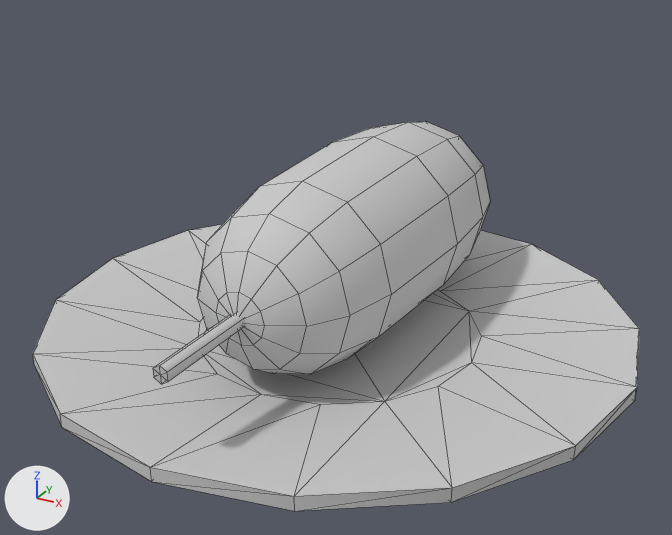
A saved change to the FBX model Project A/Assets/Resources/Modeling/Hotdog001.fbx.
One viewpoint serves both versions: a 50 mm lens placed at (0.645, -1.181, 0.72), pointed at (0.015, -0.036, 0.148). The lights are fixed; the arrows at lower left show +X, +Y and +Z. Mesh edges are drawn as thin lines. Where no turn or scale is listed for an object, it has been applied to the vertices.

Names of what the first picture shows: 'Hotdog001', 'Plate003'.
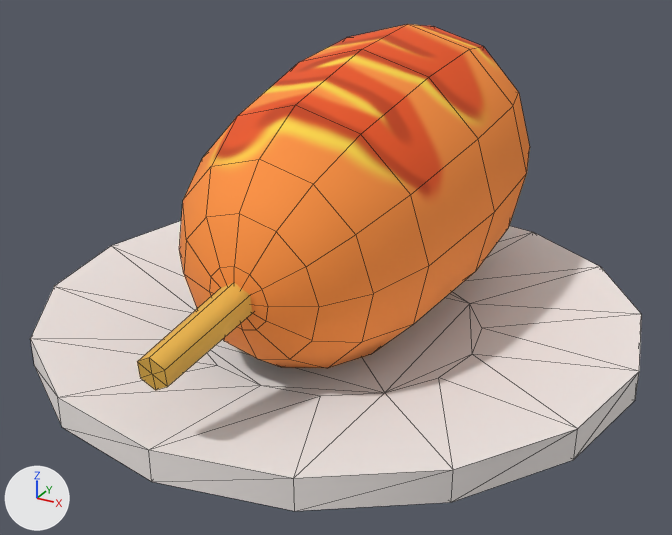
Where the newer file only moved an object's origin or applied its transform, the numbers keep the older frame.

Patch to the scene script:
```diff
--- a/Project A/Assets/Resources/Modeling/Hotdog001.fbx.py
+++ b/Project A/Assets/Resources/Modeling/Hotdog001.fbx.py
@@ img_tex_object002_albedo_png @@
+img_tex_object002_albedo_png = load_image('Tex_Object002_Albedo.png', '../Texture/Tex_Object002_Albedo.png', 1024, 1024, 'sRGB')
@@ mat_material__44 @@
+mat_material__44 = principled_material('Material #44')
+mat_material__44.texture = img_tex_object002_albedo_png
+mat_material__44.roughness = 0.859
@@ me_mesh_001 @@
 # used by ob_hotdog001; parent = ob_hotdog001_001; location = (0.0278, 16.07, 2.982)
-me_mesh_001.from_pydata(...)  # 123 vertices, 132 faces; spans x -15.3..15.3, y -15.3..15.3, z -41.0..41.0
-me_mesh_001.materials.append(mat_material__20)  # light grey #cacaca
+me_mesh_001.from_pydata(...)  # 123 vertices, 132 faces; spans x -22.0..22.0, y -22.4..22.4, z -46.2..44.5
+# me_mesh_001 part 2: the loose piece of 110 vertices spanning x -15.3..15.3, y -15.3..15.3, z -41.0..25.3 is rebuilt with 110 vertices and now spans x -22.0..22.0, y -22.4..22.4, z -46.2..27.4, in mat_material__44 (picture img_tex_object002_albedo_png)
+# me_mesh_001 part 3: a new loose piece of 13 vertices spanning x -2.5..2.5, y -3.0..3.0, z 16.2..44.5, in mat_material__44 (picture img_tex_object002_albedo_png)
+# me_mesh_001 part 4: the loose piece of 13 vertices spanning x -1.1..1.1, y -1.2..1.2, z 24.3..41.0 is deleted
+me_mesh_001.materials.append(mat_material__44)  # picture img_tex_object002_albedo_png
@@ me_mesh @@
 # used by ob_plate003; location = (0.0, 0.0, 0.025)
-me_mesh.from_pydata(...)  # 64 vertices, 124 faces; spans x -0.472..0.472, y -0.472..0.472, z -0.024..0.024
-me_mesh.materials.append(mat_material__20)  # light grey #cacaca
+me_mesh.from_pydata(...)  # 64 vertices, 124 faces; spans x -0.472..0.472, y -0.472..0.472, z -0.024..0.049
+# me_mesh part 1: 32 of the vertices in x -0.472..0.472, y -0.472..0.472, z -0.003..0.024 are scaled about their middle by (1, 1, 1.42), then moved by (0.0, 0.0, 0.02)
+me_mesh.materials.append(mat_material__44)  # picture img_tex_object002_albedo_png
@@ ob_hotdog001 @@
 ob_hotdog001.parent = ob_hotdog001_001
-ob_hotdog001.location = (0.0278, 16.07, 2.982)
+ob_hotdog001.location = (0.0278, 22.36, 1.219)
+ob_hotdog001.rotation_euler = (0.124, 0.0, 0.0)  # degrees (7.1, 0, 0)
```

Where the change shows, as pixel boxes [x1, y1, x2, y2] in the pictures (672 x 535 px):
'Plate003', reshaped: before [33, 225, 639, 511]; after [30, 221, 642, 511]
'Hotdog001', reshaped, moved, turned: before [153, 122, 490, 384]; after [137, 24, 530, 390]
part 2 of me_mesh_001, rebuilt (20% wider, 36% taller): before [197, 122, 490, 374]; after [179, 24, 530, 368]
part 3 of me_mesh_001, added (orange): after [137, 283, 252, 390]
part 4 of me_mesh_001, deleted: before [153, 313, 244, 384]
